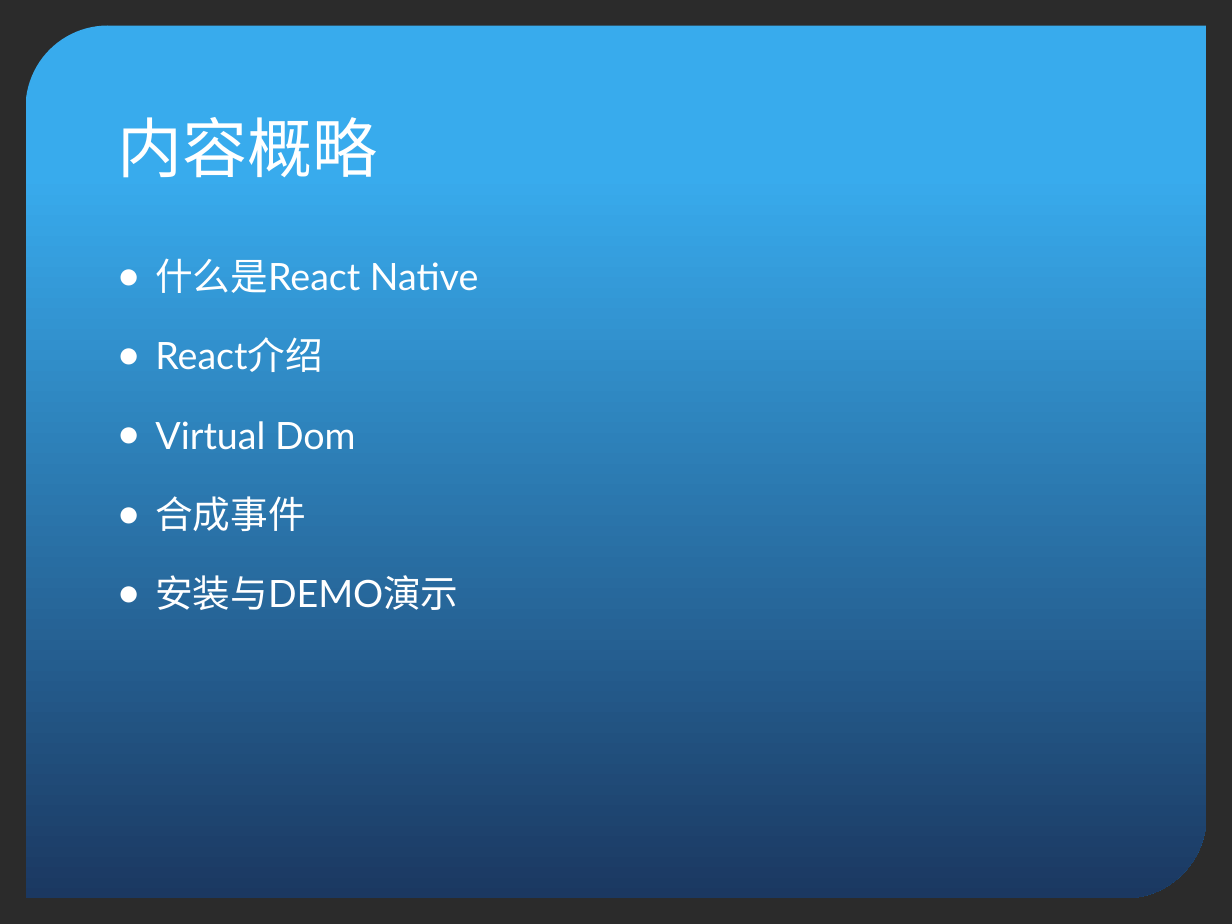
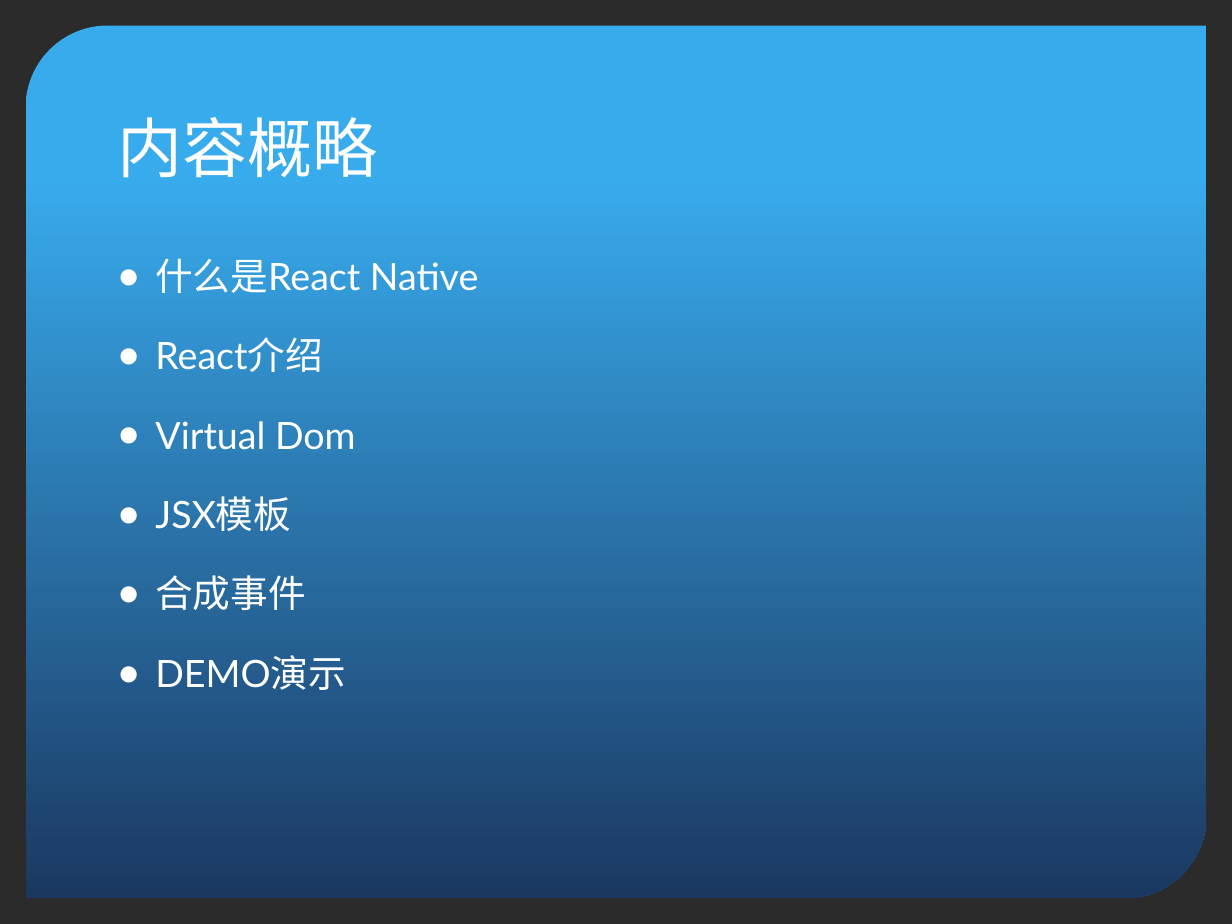
Before and after one commit to kimhou/reactPro, a slide deck: slide 2 of ppt/ReactNative初探.pptx. Drawn at 1232x924 pixels with LibreOffice and Linux fonts; fonts in the diff are those of the drawing; background and template pictures are left out; a plain dark background stands for a picture behind light text. Boxes give left, top, right and bottom in pixels: in the first picture for what was removed or moved away, otherwise in the second. Text is boxed around its words. In the diff, an @@ line names an element or a change of style, - is before the commit and + after.

```diff
--- a/ppt/ReactNative初探.pptx
+++ b/ppt/ReactNative初探.pptx
@@ text at [155, 496, 291, 531]: paragraph added @@
+● JSX模板
@@ text at [155, 655, 345, 690]: text changed @@
-● 安装与DEMO演示
+● DEMO演示
```
Also in this commit, not shown: 3 other slides changed, 1 slide added, 1 slide removed, 36 other files.
